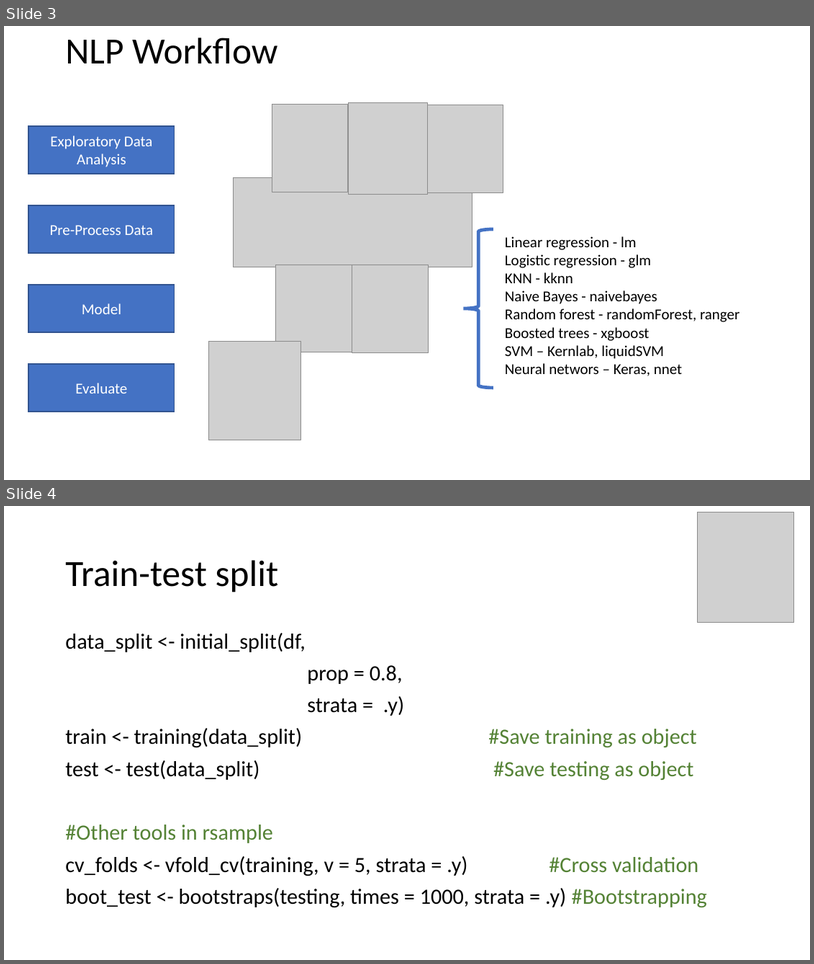
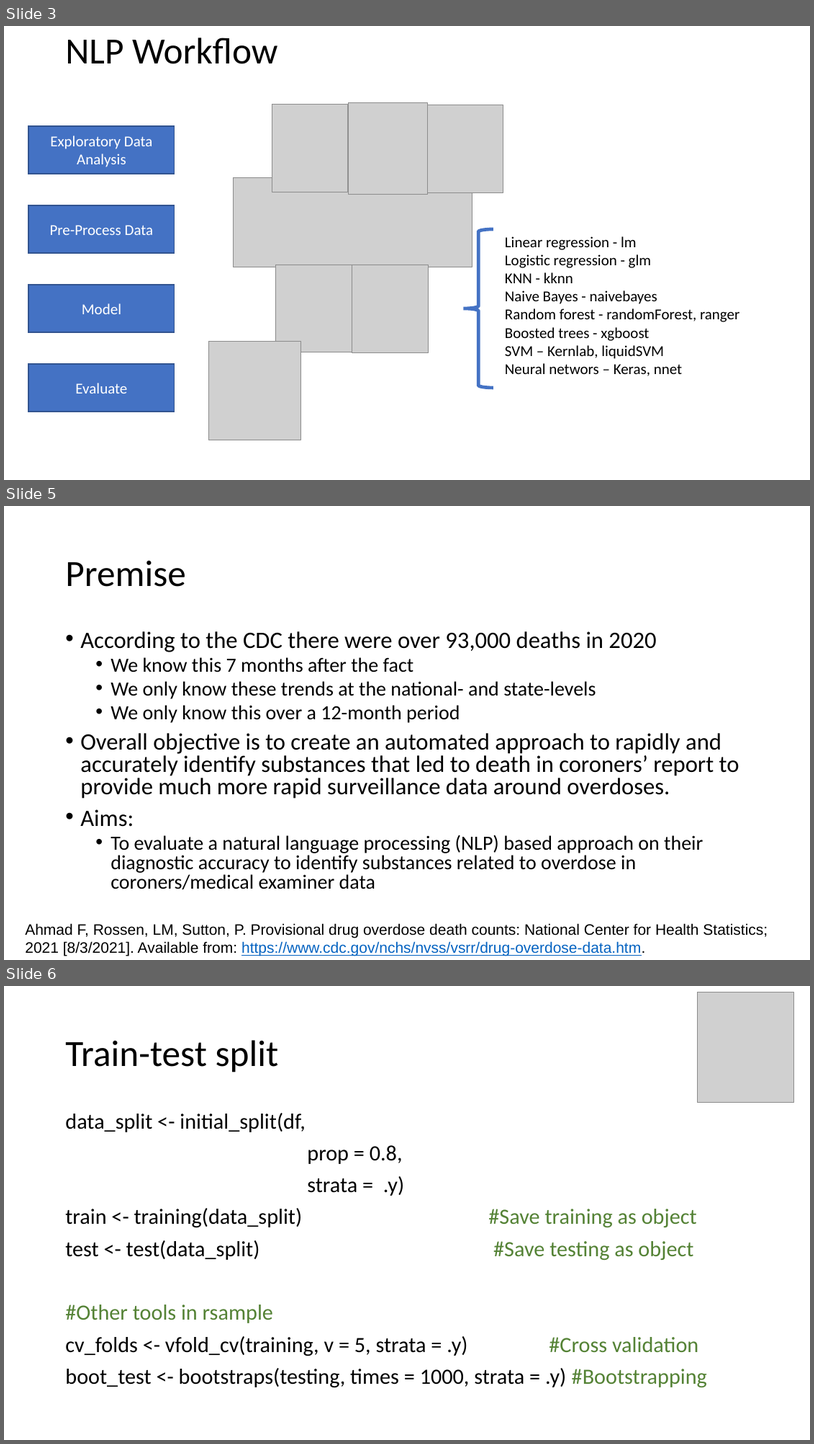
Before and after one commit to The-Kirby-Institute/NLP_Ascend_workshop, a slide deck: Ascend_workshop_coroner_NLP.pptx. Shown one above the other, each under a label of ours: slides 3 and 4 before the commit, slides 3, 5 and 6 after it; the slides between them are not shown. The pictures are 814x964 and 814x1444 pixels, drawn with LibreOffice and Linux fonts; fonts in the diff are those of the drawing; grey boxes stand for pictures. Boxes give left, top, right and bottom in pixels: in the first picture for what was removed or moved away, otherwise in the second. Text is boxed around its words. In the diff, an @@ line names an element or a change of style, - is before the commit and + after.

```diff
--- a/Ascend_workshop_coroner_NLP.pptx
+++ b/Ascend_workshop_coroner_NLP.pptx
@@ slide 5 added at (x1=4, y1=506, x2=810, y2=960), background #FFFFFF @@
@@ title added at (x1=65, y1=560, x2=186, y2=587), 44 pt, text #000000 @@
+Premise
@@ text added at (x1=80, y1=631, x2=740, y2=889), 24 pt, text #000000 @@
+• According to the CDC there were over 93,000 deaths in 2020
+  • We know this 7 months after the fact
+  • We only know these trends at the national- and state-levels
+  • We only know this over a 12-month period
+• Overall objective is to create an automated approach to rapidly and accurately identify substances that led to death in coroners’ report to provide much more rapid surveillance data around overdoses.
+• Aims:
+  • To evaluate a natural language processing (NLP) based approach on their diagnostic accuracy to identify substances related to overdose in coroners/medical examiner data
@@ text added at (x1=25, y1=923, x2=768, y2=956), 18 pt, text #000000 @@
+Ahmad F, Rossen, LM, Sutton, P. Provisional drug overdose death counts: National Center for Health Statistics; 2021 [8/3/2021]. Available from: https://www.cdc.gov/nchs/nvss/vsrr/drug-overdose-data.htm.
@@ what was slide 4 is now slide 6 @@
```
Also in this commit, not shown: 3 slides changed, 4 other slides added, 1 slide removed, 3 other files.
